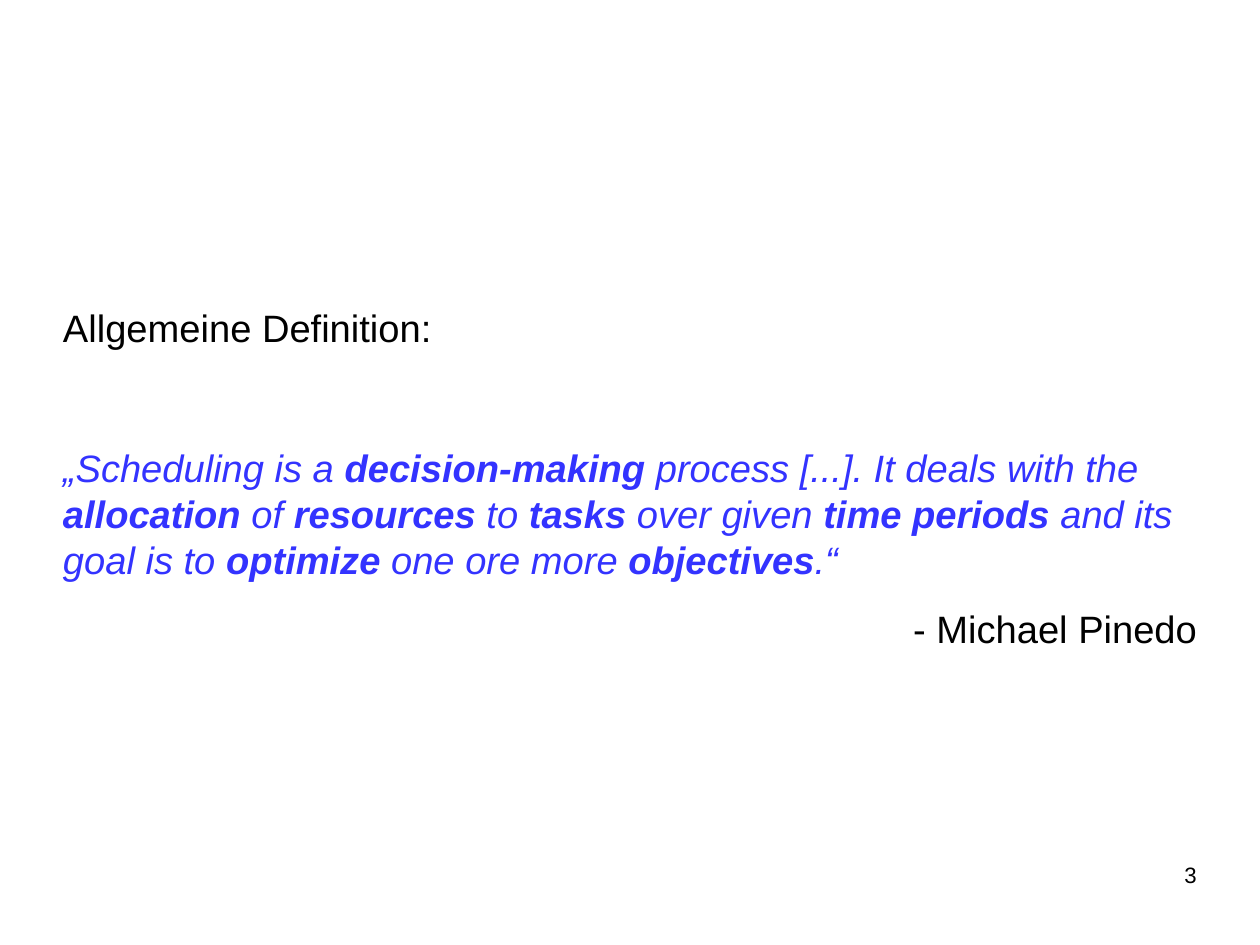
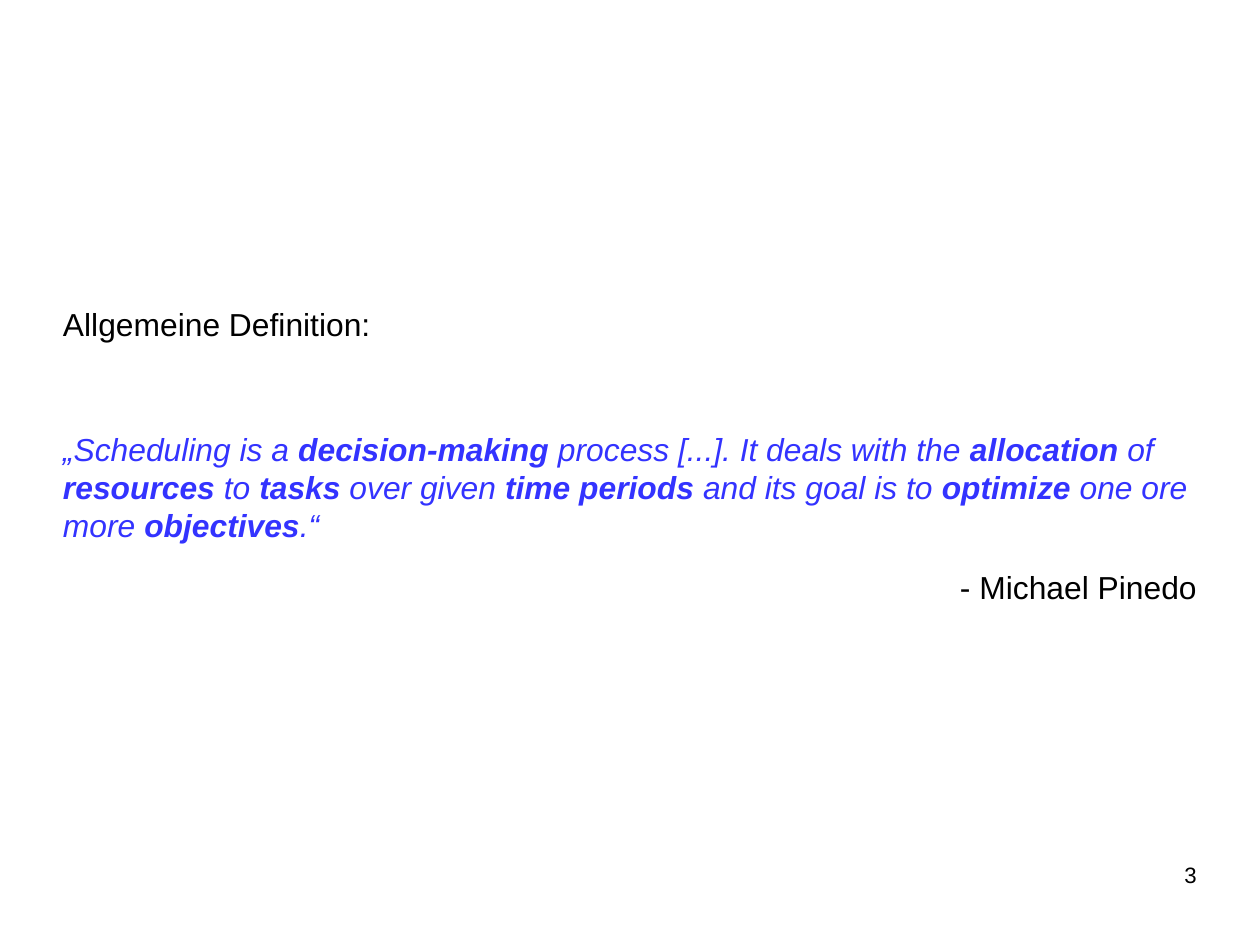
Before and after one commit to SeminararbeitCFS/main, a slide deck: slide 3 of vortrag/vortrag_CFS.odp. Drawn at 1260x945 pixels with LibreOffice and Linux fonts; fonts in the diff are those of the drawing; background and template pictures are left out. Boxes give left, top, right and bottom in pixels: in the first picture for what was removed or moved away, otherwise in the second. Text is boxed around its words. In the diff, an @@ line names an element or a change of style, - is before the commit and + after.

```diff
--- a/vortrag/vortrag_CFS.odp
+++ b/vortrag/vortrag_CFS.odp
@@ text "Allgemeine Definition:" at <box>63,313,1197,600</box>: size 24 to 20 pt @@
```
Also in this commit, not shown: 3 other slides changed, 3 slides added, 7 slides removed, 4 other files.
